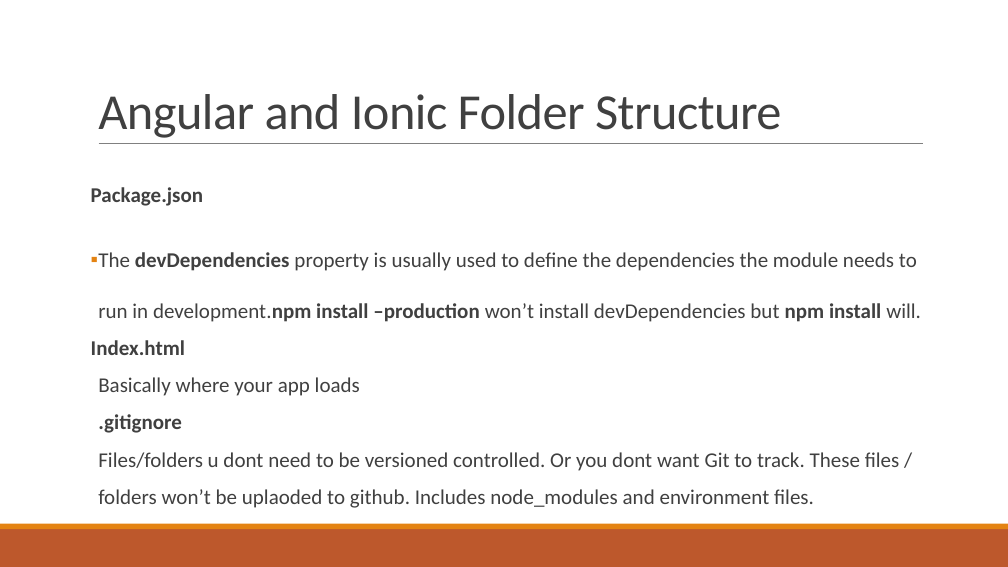
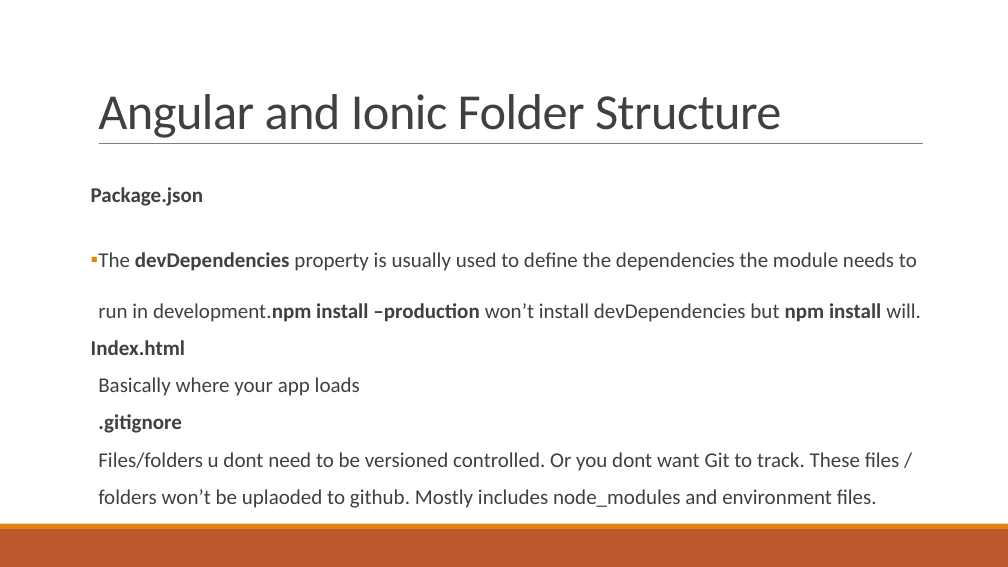
Before and after one commit to alamgirqazi/mobile-application-development-course, a slide deck: slide 7 of lecture 4/Lecture 4 - Mobile Application Development.pptx. Drawn at 1008x567 pixels with LibreOffice and Linux fonts; fonts in the diff are those of the drawing. Boxes give left, top, right and bottom in pixels: in the first picture for what was removed or moved away, otherwise in the second. Text is boxed around its words. In the diff, an @@ line names an element or a change of style, - is before the commit and + after.

```diff
--- a/lecture 4/Lecture 4 - Mobile Application Development.pptx
+++ b/lecture 4/Lecture 4 - Mobile Application Development.pptx
@@ text at bbox=[98, 489, 877, 508]: text changed @@
-  folders won’t be uplaoded to github. Includes node_modules and environment files.
+  folders won’t be uplaoded to github. Mostly includes node_modules and environment files.
```
Also in this commit, not shown: 3 other slides changed, 1 slide removed, 1 other file.
